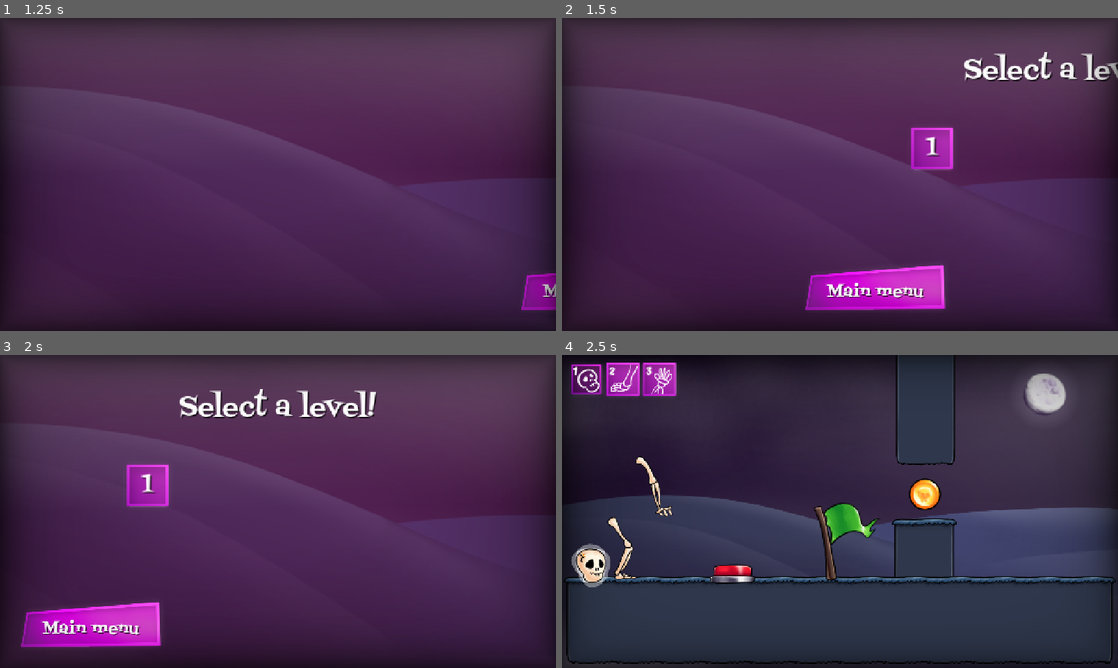
Above: before the commit, frames 1-4 (two rows, left to right).
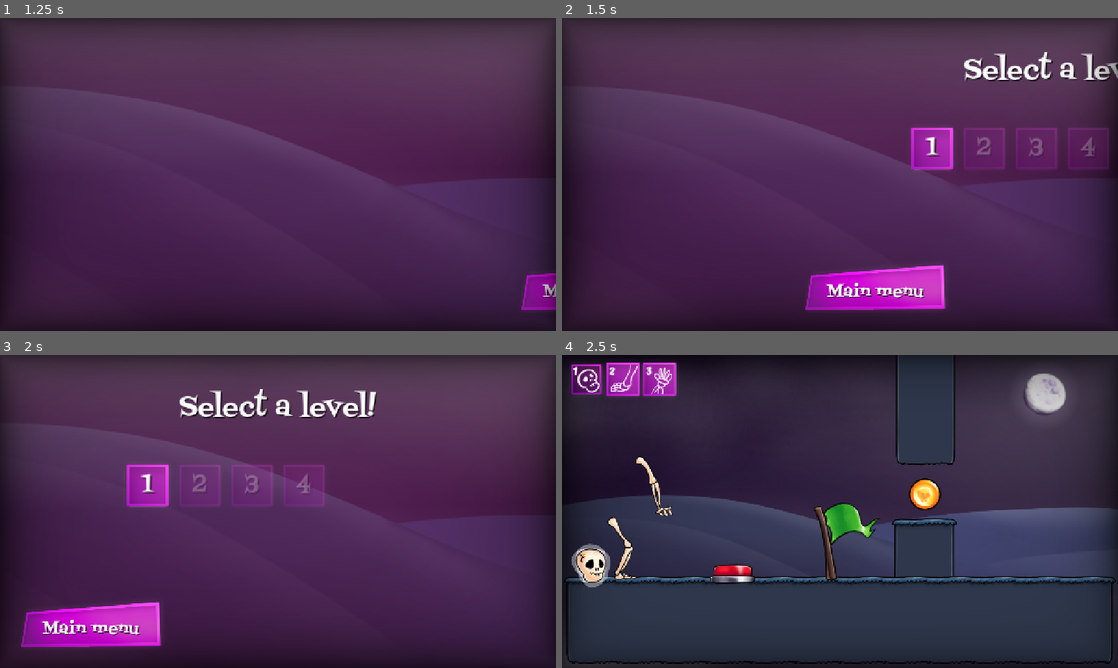
Above: after the commit, the same moments.

Repository: KettLovahr/ludum-dare-58
Game: Godot game, scene res://Scenes/Interface/main_menu.tscn
The game is run twice, just before and just after one commit, with the same random seed, the same clock (stepped at 60 frames per second) and the same inputs. The engine's default icon, where the game draws it, is replaced by a stand-in: a white triangle on a blue panel in a dark square.
Inputs (mouse positions are in pixels of both pictures, inside the frame that each line leads up to):
- Up to frame 1 (1.25 s): click "Start!" at 0.5 s
- Up to frame 2 (1.5 s): move the mouse to (962, 158) at 1.27 s; hold Right (move_right) from 1.28 s (still down); tap Space (move_action) at 1.35 s; click (962, 158) at 1.42 s
- Up to frame 3 (2 s): keep holding Right (move_right); tap Up (move_up) at 1.52 s
- Up to frame 4 (2.5 s): release Right (move_right) at 2 s; click "1" at 2 s

Frame 1 is identical in both runs. In frame 2, 0.9% of the frame differs, in the area x 72-99%, y 35-49%; in frame 3, 0.8%; in frame 4, nothing differs.

Commit message:
GameState

Diff:
--- /dev/null
+++ b/Scenes/Autoloads/game_state.gd
@@ -0,0 +1,4 @@
+extends Node
+
+@export_file_path("*.tscn") var level_scene_paths: Array[String]
+var unlocked := 0
--- /dev/null
+++ b/Scenes/Autoloads/game_state.tscn
@@ -0,0 +1,7 @@
+[gd_scene load_steps=2 format=3 uid="uid://dty21bgbevakk"]
+
+[ext_resource type="Script" uid="uid://b53r4vsbhto4" path="res://Scenes/Autoloads/game_state.gd" id="1_y8yhq"]
+
+[node name="GameState" type="Node"]
+script = ExtResource("1_y8yhq")
+level_scene_paths = Array[String](["res://Scenes/Levels/01.tscn", "res://Scenes/Levels/01.tscn", "res://Scenes/Levels/01.tscn", "res://Scenes/Levels/01.tscn"])
--- a/Scenes/Interface/fancy_butt.gd
+++ b/Scenes/Interface/fancy_butt.gd
@@ -11,10 +11,10 @@
 
 func _on_mouse_entered() -> void:
 	is_mouse_over = true
+	if disabled or button_pressed:
+		return
 	SelectSFX.play()
 	SelectSFX.pitch_scale = randf_range(0.8, 1.2)
-	if disabled or button_pressed:
-		return
 	anim.play("hover")
 
 func _on_mouse_exited() -> void:
@@ -26,10 +26,10 @@
 
 func _on_button_down() -> void:
 	is_button_down = true
+	if disabled:
+		return
 	ConfirmSFX.play()
 	ConfirmSFX.pitch_scale = randf_range(0.8, 1.2)
-	if disabled:
-		return
 	anim.play("press")
 
 func _on_button_up() -> void:
--- a/Scenes/Interface/main_menu.gd
+++ b/Scenes/Interface/main_menu.gd
@@ -1,18 +1,21 @@
 extends Control
 
 
-@export_file_path() var level_scene_paths: Array[String]
 const SQUARE_BUTT = preload("res://Scenes/Interface/square_butt.tscn")
 
 
 func _ready() -> void:
 	var grid = $Levels/GridContainer
-	var i := 1
-	for path in level_scene_paths:
+	var i := 0
+	for path in GameState.level_scene_paths:
 		var butt := SQUARE_BUTT.instantiate() as Button
-		butt.get_node("Label").text = str(i)
+		butt.get_node("Label").text = str(i + 1)
 		butt.pressed.connect(func(): get_tree().change_scene_to_file(path))
+		if GameState.unlocked < i:
+			butt.modulate = Color(1.0, 1.0, 1.0, 0.25)
+			butt.disabled = true
 		grid.add_child(butt)
+		i += 1
 
 
 func _on_start_pressed() -> void:
--- a/Scenes/Interface/main_menu.tscn
+++ b/Scenes/Interface/main_menu.tscn
@@ -462,7 +462,6 @@
 grow_horizontal = 2
 grow_vertical = 2
 script = ExtResource("1_l5osf")
-level_scene_paths = Array[String](["res://Scenes/Levels/01.tscn"])
 
 [node name="Background" type="TextureRect" parent="."]
 layout_mode = 0
--- a/project.godot
+++ b/project.godot
@@ -21,7 +21,8 @@
 
 [autoload]
 
-MusicPlayer="*res://Scenes/music_player.tscn"
+MusicPlayer="*res://Scenes/Autoloads/music_player.tscn"
+GameState="*res://Scenes/Autoloads/game_state.tscn"
 
 [display]
 
Not shown, added: Scenes/Autoloads/game_state.gd.uid
Renamed: Scenes/music_player.tscn -> Scenes/Autoloads/music_player.tscn
